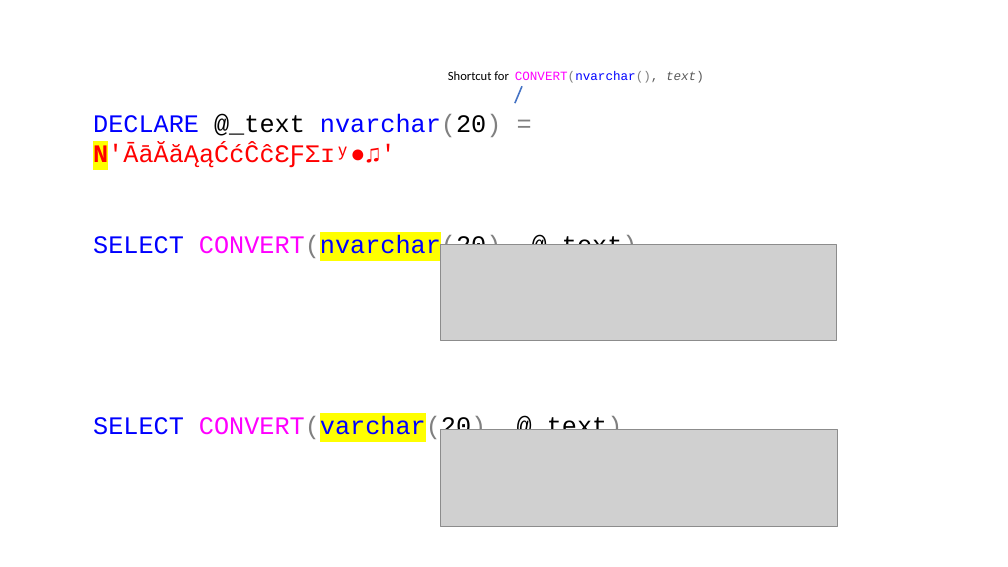
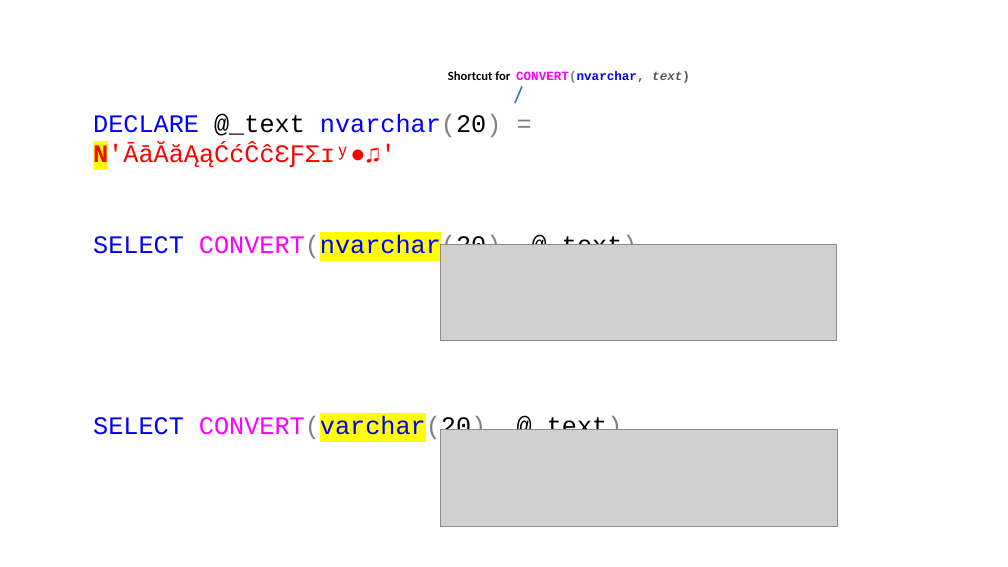
Before and after one commit to jbfoushee/MyPresentations, a slide deck: slide 14 of TSQL_JSON_Operators/TSQL_JSON_Operators.pptx. Drawn at 1008x567 pixels with LibreOffice and Linux fonts; fonts in the diff are those of the drawing; grey boxes stand for pictures. Boxes give left, top, right and bottom in pixels: in the first picture for what was removed or moved away, otherwise in the second. Text is boxed around its words. In the diff, an @@ line names an element or a change of style, - is before the commit and + after.

```diff
--- a/TSQL_JSON_Operators/TSQL_JSON_Operators.pptx
+++ b/TSQL_JSON_Operators/TSQL_JSON_Operators.pptx
@@ text at (x1=448, y1=71, x2=690, y2=83): text changed; bold on @@
-Shortcut for CONVERT(nvarchar(), text)
+Shortcut for CONVERT(nvarchar, text)
```
Also in this commit, not shown: 10 other slides changed.
